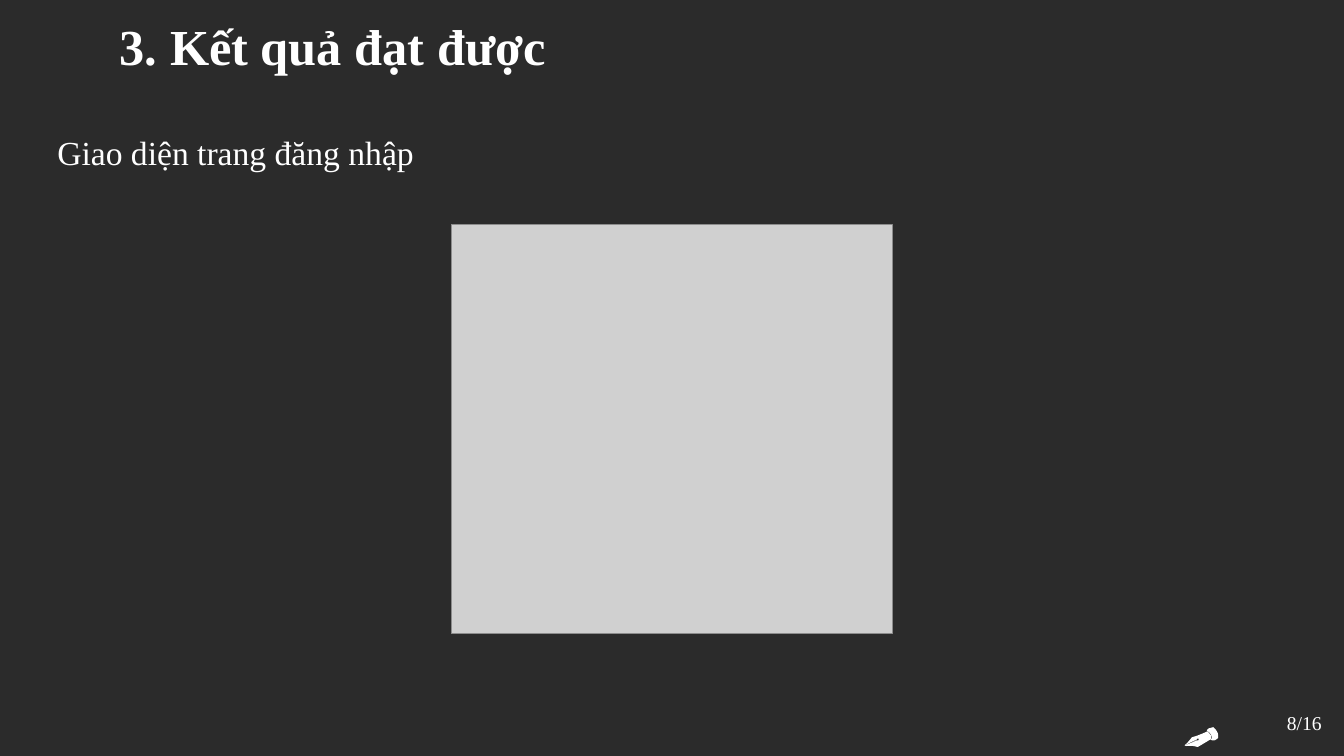
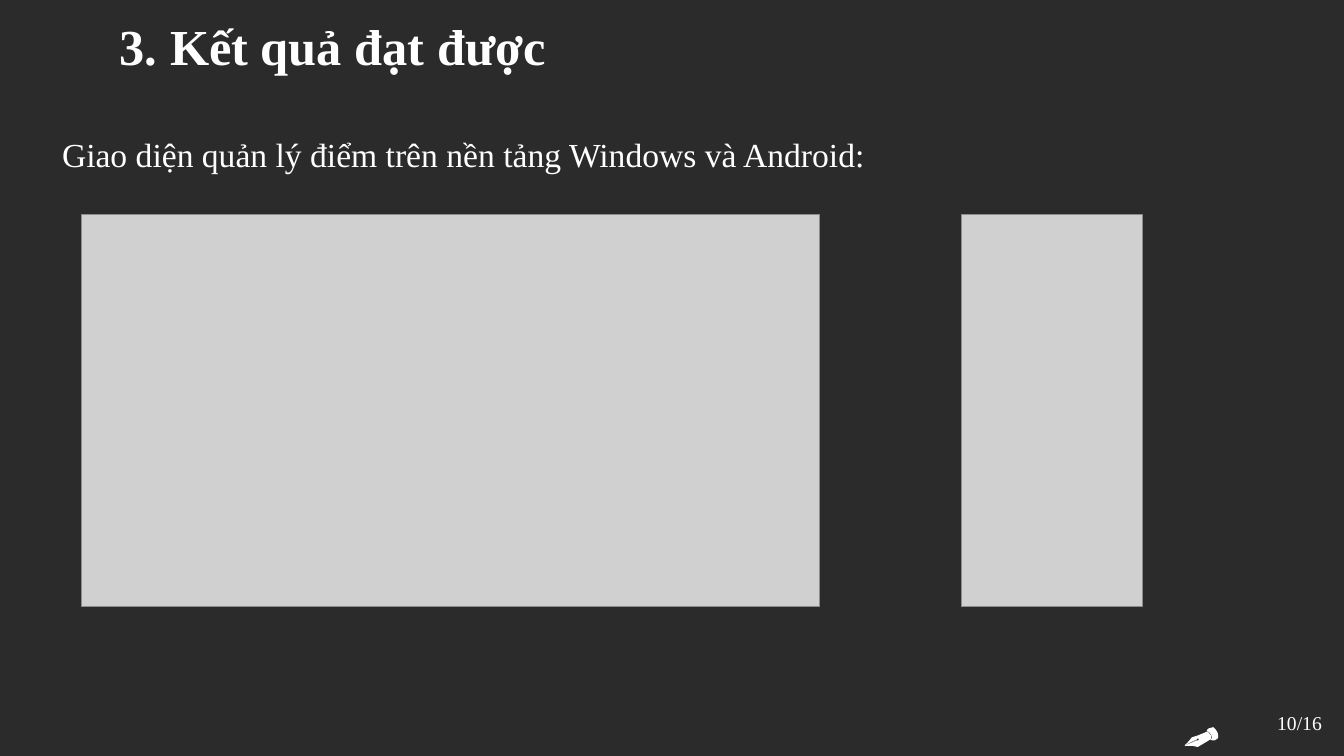
Before and after one commit to DoanVanQuan21/SchoolManagement, a slide deck: slide 10 of Datas/slides/DATN_DoanVanQuan_2020602342.pptx (slide 8 before the commit). Drawn at 1344x756 pixels with LibreOffice and Linux fonts; fonts in the diff are those of the drawing; grey boxes stand for pictures; background and template pictures are left out; a plain dark background stands for a picture behind light text. Boxes give left, top, right and bottom in pixels: in the first picture for what was removed or moved away, otherwise in the second. Text is boxed around its words. In the diff, an @@ line names an element or a change of style, - is before the commit and + after.

```diff
--- a/Datas/slides/DATN_DoanVanQuan_2020602342.pptx
+++ b/Datas/slides/DATN_DoanVanQuan_2020602342.pptx
@@ text at <box>62,142,864,174</box>: text changed @@
-Giao diện trang đăng nhập
+Giao diện quản lý điểm trên nền tảng Windows và Android:
@@ picture added at <box>82,215,820,607</box> @@
@@ picture removed at <box>452,225,892,634</box> @@
@@ picture added at <box>962,215,1143,607</box> @@
@@ page number at <box>1277,717,1322,730</box>: text changed @@
-8/16
+10/16
```
Also in this commit, not shown: 4 other slides changed, 2 slides removed, 6 other files.
